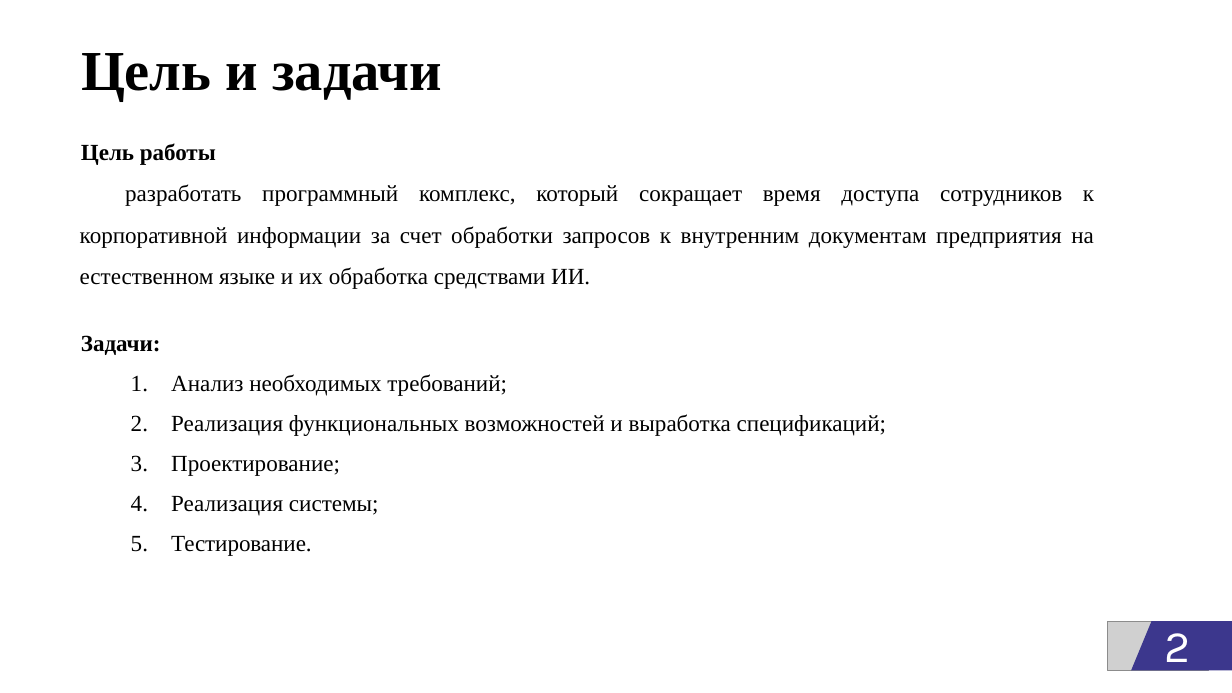
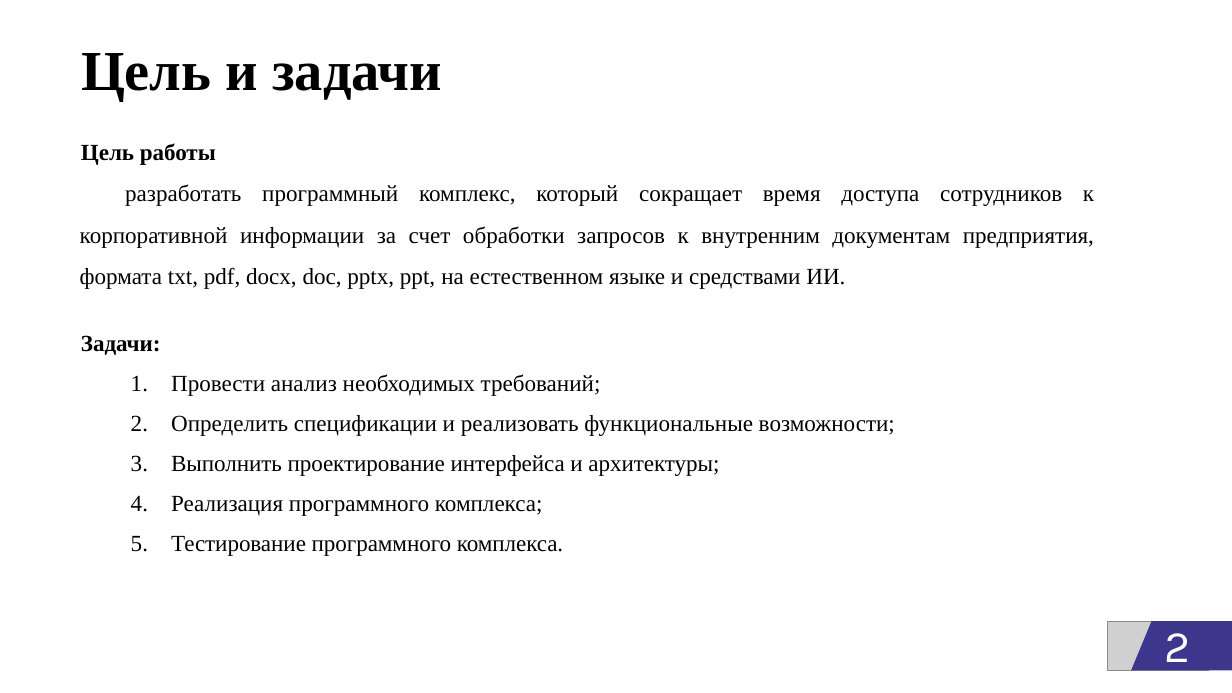
Before and after one commit to egorbeckish/Baccalaureate, a slide deck: slide 2 of 4 FOURTH COURSE/Semester 8/ДИПЛОМ/Отчеты/Презентация_Бекиш Е.П. 2025.pptx. Drawn at 1232x693 pixels with LibreOffice and Linux fonts; fonts in the diff are those of the drawing; grey boxes stand for pictures. Boxes give left, top, right and bottom in pixels: in the first picture for what was removed or moved away, otherwise in the second. Text is boxed around its words. In the diff, an @@ line names an element or a change of style, - is before the commit and + after.

```diff
--- a/4 FOURTH COURSE/Semester 8/ДИПЛОМ/Отчеты/Презентация_Бекиш Е.П. 2025.pptx
+++ b/4 FOURTH COURSE/Semester 8/ДИПЛОМ/Отчеты/Презентация_Бекиш Е.П. 2025.pptx
@@ text at (x1=80, y1=184, x2=1094, y2=289): text changed @@
-разработать программный комплекс, который сокращает время доступа сотрудников к корпоративной информации за счет обработки запросов к внутренним документам предприятия на естественном языке и их обработка средствами ИИ.
+разработать программный комплекс, который сокращает время доступа сотрудников к корпоративной информации за счет обработки запросов к внутренним документам предприятия, формата txt, pdf, docx, doc, pptx, ppt, на естественном языке и средствами ИИ.
@@ text at (x1=171, y1=374, x2=895, y2=556): text changed @@
-1. Анализ необходимых требований;
-2. Реализация функциональных возможностей и выработка спецификаций;
-3. Проектирование;
-4. Реализация системы;
-5. Тестирование.
+1. Провести анализ необходимых требований;
+2. Определить спецификации и реализовать функциональные возможности;
+3. Выполнить проектирование интерфейса и архитектуры;
+4. Реализация программного комплекса;
+5. Тестирование программного комплекса.
```
Also in this commit, not shown: 12 other slides changed, 3 slides removed, 12 other files.
